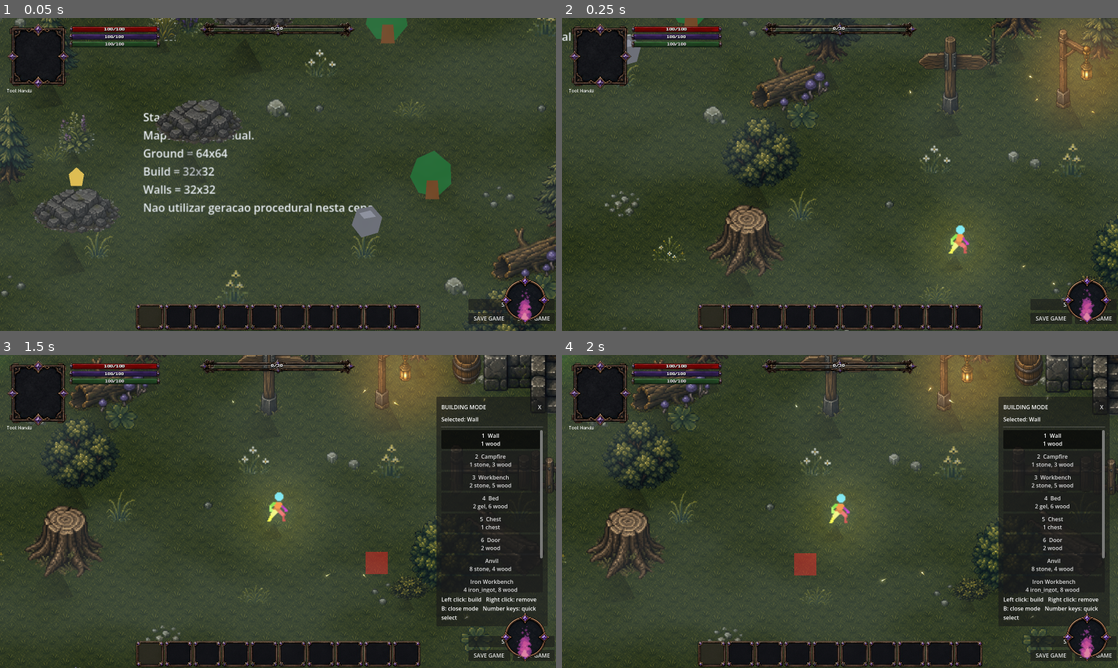
Above: before the commit, frames 1-4 (two rows, left to right).
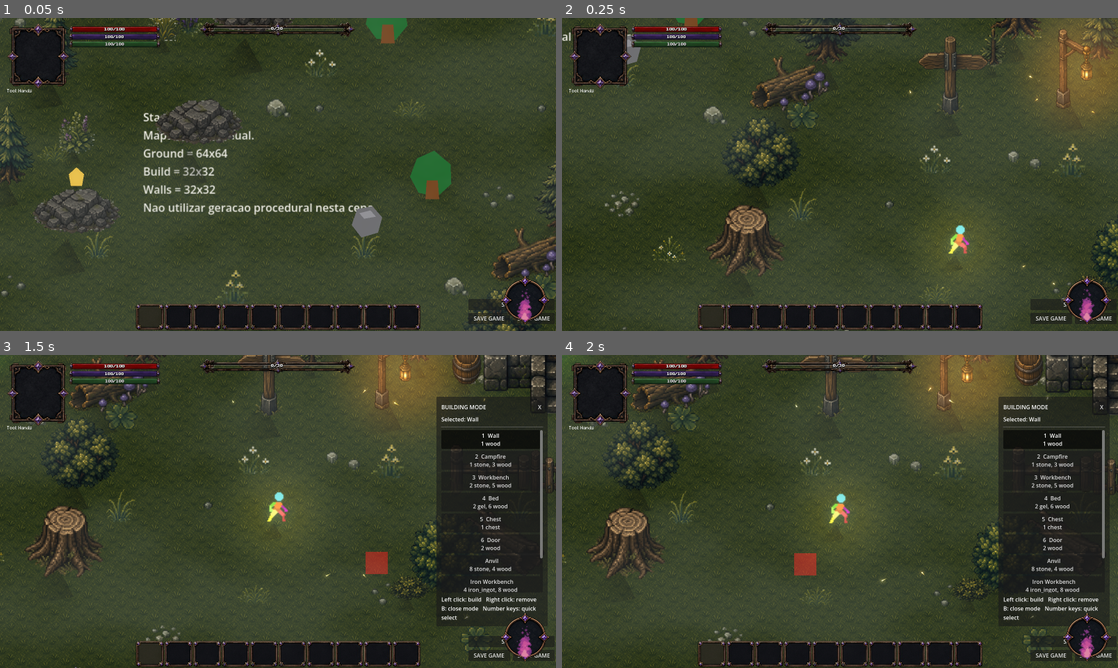
Above: after the commit, the same moments.

Repository: ramonsamagaio/Oathwake-Main
Game: Godot game, scene res://scenes/game/Game.tscn
Two runs of this game, one before a commit and one after it. Both use one fixed random seed, a clock stepped at 60 frames per second and the inputs below. This scene is started directly instead of the project's main scene.
Inputs (mouse positions are in pixels of both pictures, inside the frame that each line leads up to):
- Up to frame 1 (0.05 s): no input
- Up to frame 2 (0.25 s): no input
- Up to frame 3 (1.5 s): tap Enter at 0.5 s; move the mouse to (250, 574) at 0.52 s; hold W 0.53-1.25 s; tap B at 0.6 s; click (250, 574) at 0.67 s; tap Space at 0.77 s; drag from (444, 558) to (250, 574) at 1.27 s
- Up to frame 4 (2 s): no input

The runs differ from the first frame. In frame 1, 0.3% of the frame differs, in the area x 0-100%, y 0-100%; in frame 2, 0.1%; in frame 3, 0.1%; in frame 4, 0.1%.

Commit message:
Fix reserved shader argument name

Diff:
--- a/shaders/gaussian_glow_screen.gdshader
+++ b/shaders/gaussian_glow_screen.gdshader
@@ -51,29 +51,29 @@
 		* smoothstep(0.10, 0.76, max(max(color_value.r, color_value.g), color_value.b));
 }
 
-vec3 apply_world_grading(vec3 source_color) {
+vec3 apply_world_grading(vec3 input_color) {
 	if (!grading_enabled) {
-		return source_color;
+		return input_color;
 	}
 	float night = clamp(night_strength, 0.0, 1.0);
 	vec3 tint = mix(day_tint.rgb, night_tint.rgb, night);
 	float saturation = mix(day_saturation, night_saturation, night);
 	float contrast = mix(day_contrast, night_contrast, night);
 	float brightness = mix(day_brightness, night_brightness, night);
-	float source_luma = oath_luminance(source_color);
+	float input_luma = oath_luminance(input_color);
 
-	vec3 graded = source_color * tint;
+	vec3 graded = input_color * tint;
 	float graded_luma = oath_luminance(graded);
 	graded = mix(vec3(graded_luma), graded, saturation);
 	graded = (graded - vec3(0.5)) * contrast + vec3(0.5 + brightness);
 
-	float shadow_mask = (1.0 - smoothstep(0.08, 0.58, source_luma)) * night;
+	float shadow_mask = (1.0 - smoothstep(0.08, 0.58, input_luma)) * night;
 	vec3 cool_shadow = vec3(0.04, 0.075, 0.15) * night_cool_shadow_strength;
 	graded += cool_shadow * shadow_mask;
 	graded += vec3(night_shadow_lift * shadow_mask);
 
-	float warm_mask = oath_warm_mask(source_color) * night * warm_light_preservation;
-	vec3 preserved_warm = max(source_color, source_color * vec3(1.08, 1.025, 0.90));
+	float warm_mask = oath_warm_mask(input_color) * night * warm_light_preservation;
+	vec3 preserved_warm = max(input_color, input_color * vec3(1.08, 1.025, 0.90));
 	graded = mix(graded, preserved_warm, clamp(warm_mask, 0.0, 1.0));
 	return max(graded, vec3(0.0));
 }
